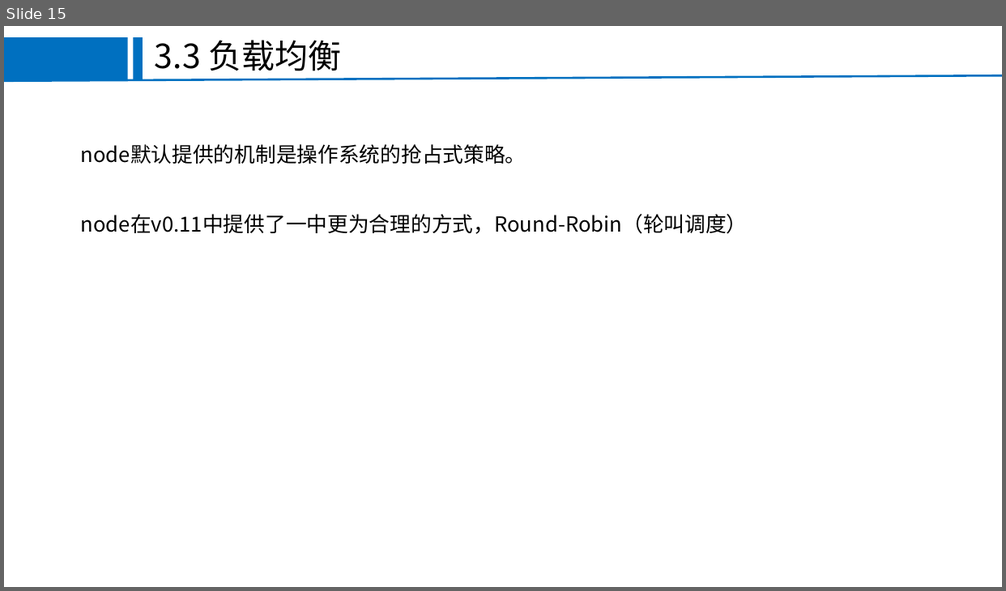
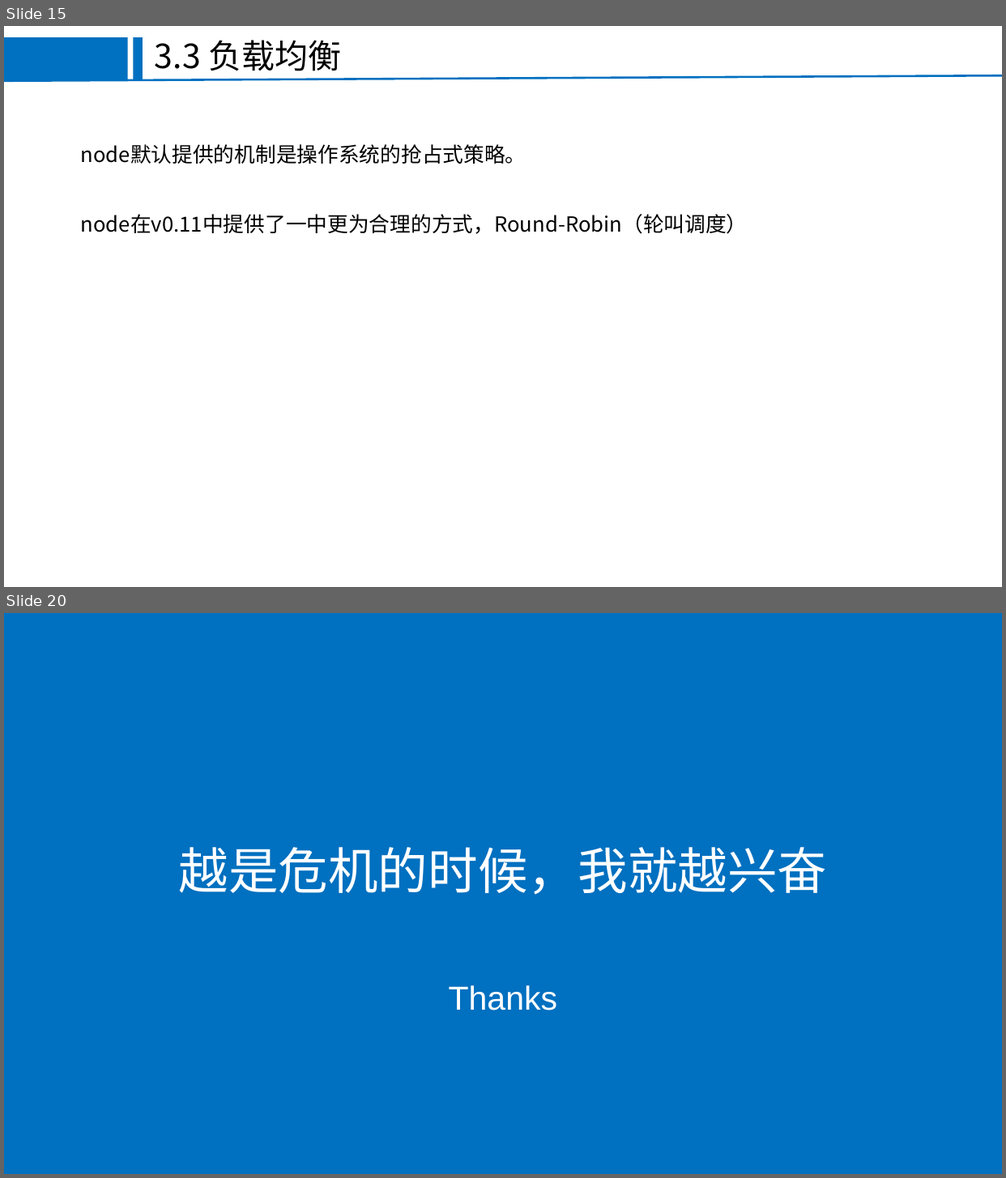
Before and after one commit to FEjohnny/demos, a slide deck: pm2/pm2.pptx. Shown one above the other, each under a label of ours: slide 15 before the commit, slides 15 and 20 after it; the slides between them are not shown. The pictures are 1006x591 and 1006x1178 pixels, drawn with LibreOffice and Linux fonts; fonts in the diff are those of the drawing; background and template pictures are left out. Boxes give left, top, right and bottom in pixels: in the first picture for what was removed or moved away, otherwise in the second. Text is boxed around its words. In the diff, an @@ line names an element or a change of style, - is before the commit and + after.

```diff
--- a/pm2/pm2.pptx
+++ b/pm2/pm2.pptx
@@ slide 20 added at (4,613,1002,1174), background #FFFFFF @@
@@ rectangle added at (4,613,1002,1174), fill #0070C0 @@
@@ text added at (179,847,828,895), 48 pt, text #FFFFFF @@
+越是危机的时候，我就越兴奋
@@ text added at (449,986,558,1011), 32 pt, text #FFFFFF @@
+Thanks
```
Also in this commit, not shown: 3 slides changed, 4 other slides added, 2 slides removed, 3 other files.
